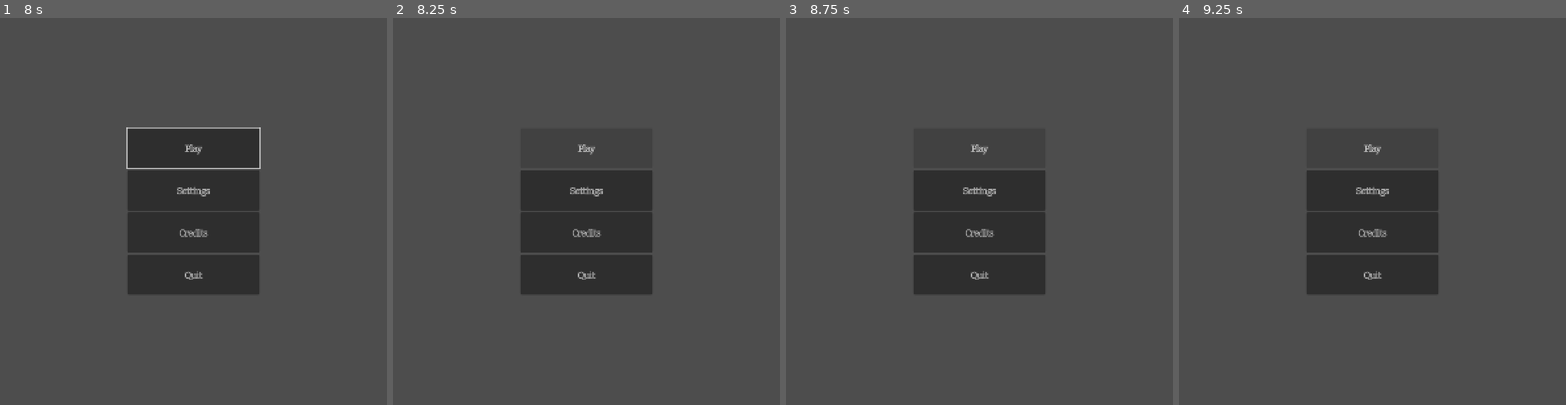
Above: before the commit, frames 1-4 (left to right).
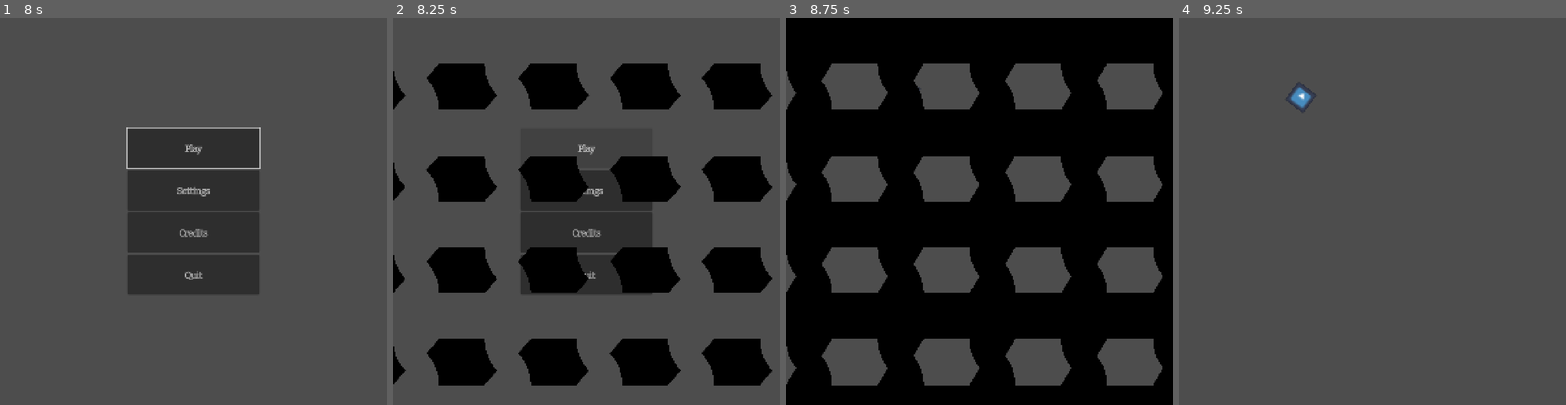
Above: after the commit, the same moments.

Repository: SmallConfusion/godot-components
Game: Godot game, scene res://assets/components/splash_screen/splash_screen.tscn
Same seed, same stepped clock (60 frames per second), same inputs: the game is played once before the commit and once after it. The engine's default icon, where the game draws it, is replaced by a stand-in: a white triangle on a blue panel in a dark square.
Inputs (mouse positions are in pixels of both pictures, inside the frame that each line leads up to):
- Up to frame 1 (8 s): tap Enter at 0.5, 4.25 s; tap Space at 2.75 s; tap Escape (Pause, bound only after the commit) at 4.15 s; click "Settings" at 5 s; click "Menu" at 5.75 s; click "Credits" at 6.5 s; click "Menu" at 7.25 s
- Up to frame 2 (8.25 s): click "Play" at 8 s
- Up to frame 3 (8.75 s): no input
- Up to frame 4 (9.25 s): click (1372, 149) at 8.75 s, where only the run before the commit has a clickable "Play"

Frame 1 is identical in both runs. In frame 2, 28% of the frame differs, in the area x 0-98%, y 11-95%; in frame 3, 78%, in the area x 0-100%, y 0-100%; in frame 4, 11%.

Commit message:
Tweak iterator, add pause menu

Diff:
--- a/godot/assets/components/iterator/iterator.gd
+++ b/godot/assets/components/iterator/iterator.gd
@@ -49,10 +49,8 @@
 func collect() -> Array[Variant]:
 	var array := []
 
-	var n: Variant = next()
-	while n != null:
-		array.push_back(n)
-		n = next()
+	for_each(func(value: Variant) -> void:
+		array.push_back(value))
 
 	return array
 
--- /dev/null
+++ b/godot/game_scene.tscn
@@ -0,0 +1,23 @@
+[gd_scene format=3 uid="uid://d11cjywbkit40"]
+
+[ext_resource type="Texture2D" uid="uid://dvy2ttp28pgtf" path="res://icon.svg" id="1_mlf6e"]
+[ext_resource type="PackedScene" uid="uid://c1cbbueueqfq6" path="res://menus/Pause.tscn" id="1_po0ka"]
+[ext_resource type="Material" uid="uid://bpv5vjk32086k" path="res://assets/components/texture_enforcer/premultiplied_alpha.tres" id="2_v1wow"]
+
+[sub_resource type="GDScript" id="GDScript_po0ka"]
+script/source = "extends Sprite2D
+
+func _process(delta: float) -> void:
+	rotation += delta
+"
+
+[node name="GameScene" type="Node2D" unique_id=672802704]
+
+[node name="Pause" parent="." unique_id=1696334292 instance=ExtResource("1_po0ka")]
+visible = false
+
+[node name="Icon" type="Sprite2D" parent="." unique_id=1594896282]
+material = ExtResource("2_v1wow")
+position = Vector2(681, 443)
+texture = ExtResource("1_mlf6e")
+script = SubResource("GDScript_po0ka")
--- /dev/null
+++ b/godot/menus/Pause.tscn
@@ -0,0 +1,80 @@
+[gd_scene format=3 uid="uid://c1cbbueueqfq6"]
+
+[ext_resource type="Script" uid="uid://b4xtkvhb57h0p" path="res://assets/components/ui_components/grab_focus.gd" id="1_g3sey"]
+[ext_resource type="Script" uid="uid://cd07ugowjm38" path="res://menus/pause.gd" id="1_sxihl"]
+[ext_resource type="Script" uid="uid://die04swyd24gj" path="res://assets/components/ui_components/change_scene.gd" id="2_yi4q2"]
+[ext_resource type="Script" uid="uid://dibmctknwmrub" path="res://assets/components/ui_components/hide_on_feature.gd" id="3_sxihl"]
+[ext_resource type="Script" uid="uid://31ooru6bycsw" path="res://assets/components/ui_components/quit_button.gd" id="4_cmeok"]
+
+[node name="Pause" type="CanvasLayer" unique_id=1696334292]
+process_mode = 3
+script = ExtResource("1_sxihl")
+
+[node name="Panel" type="Panel" parent="." unique_id=890780604]
+anchors_preset = 8
+anchor_left = 0.5
+anchor_top = 0.5
+anchor_right = 0.5
+anchor_bottom = 0.5
+offset_left = -445.0
+offset_top = -593.0
+offset_right = 445.0
+offset_bottom = 593.0
+grow_horizontal = 2
+grow_vertical = 2
+
+[node name="VBoxContainer" type="VBoxContainer" parent="Panel" unique_id=679226400]
+layout_mode = 1
+anchors_preset = -1
+anchor_left = 0.20898877
+anchor_top = 0.20898876
+anchor_right = 0.7910112
+anchor_bottom = 0.7910113
+offset_top = -1.5258789e-05
+grow_horizontal = 2
+grow_vertical = 2
+metadata/_edit_use_anchors_ = true
+
+[node name="Resume" type="Button" parent="Panel/VBoxContainer" unique_id=1825974393]
+layout_mode = 2
+size_flags_vertical = 3
+text = "Resume"
+
+[node name="GrabFocus" type="Node" parent="Panel/VBoxContainer/Resume" unique_id=106266356]
+script = ExtResource("1_g3sey")
+metadata/_custom_type_script = "uid://b4xtkvhb57h0p"
+
+[node name="Settings" type="Button" parent="Panel/VBoxContainer" unique_id=1059125554]
+layout_mode = 2
+size_flags_vertical = 3
+text = "Settings"
+
+[node name="ChangeScene" type="Node" parent="Panel/VBoxContainer/Settings" unique_id=1522474474]
+script = ExtResource("2_yi4q2")
+scene = "uid://86xus34xq57h"
+metadata/_custom_type_script = "uid://die04swyd24gj"
+
+[node name="Credits" type="Button" parent="Panel/VBoxContainer" unique_id=1433335667]
+layout_mode = 2
+size_flags_vertical = 3
+text = "Credits"
+
+[node name="ChangeScene" type="Node" parent="Panel/VBoxContainer/Credits" unique_id=580669004]
+script = ExtResource("2_yi4q2")
+scene = "uid://eqvcuytu6im7"
+metadata/_custom_type_script = "uid://die04swyd24gj"
+
+[node name="Quit" type="Button" parent="Panel/VBoxContainer" unique_id=1603419665]
+layout_mode = 2
+size_flags_vertical = 3
+text = "Quit"
+
+[node name="HideOnFeature" type="Node" parent="Panel/VBoxContainer/Quit" unique_id=221217687]
+script = ExtResource("3_sxihl")
+metadata/_custom_type_script = "uid://dibmctknwmrub"
+
+[node name="QuitButton" type="Node" parent="Panel/VBoxContainer/Quit" unique_id=626963576]
+script = ExtResource("4_cmeok")
+metadata/_custom_type_script = "uid://31ooru6bycsw"
+
+[connection signal="pressed" from="Panel/VBoxContainer/Resume" to="." method="_on_resume_pressed"]
--- a/godot/menus/credits.tscn
+++ b/godot/menus/credits.tscn
@@ -37,13 +37,12 @@
 
 [node name="RichTextLabel" type="RichTextLabel" parent="." unique_id=2045541156]
 layout_mode = 1
-anchors_preset = 15
-anchor_right = 1.0
-anchor_bottom = 1.0
-offset_left = 175.0
-offset_top = 38.0
-offset_right = -175.0
-offset_bottom = -184.0
+anchors_preset = -1
+anchor_left = 0.081018515
+anchor_top = 0.017592592
+anchor_right = 0.9189815
+anchor_bottom = 0.91481483
+offset_left = 1.5258789e-05
 grow_horizontal = 2
 grow_vertical = 2
 bbcode_enabled = true
@@ -53,6 +52,7 @@
 Godot Engine
 MIT License
 [url]https://godotengine.org/license/[/url]"
+metadata/_edit_use_anchors_ = true
 
 [node name="OpenLink" type="Node" parent="RichTextLabel" unique_id=1273794339]
 script = ExtResource("3_5jbn1")
--- a/godot/menus/main_menu.tscn
+++ b/godot/menus/main_menu.tscn
@@ -3,6 +3,7 @@
 [ext_resource type="Script" uid="uid://die04swyd24gj" path="res://assets/components/ui_components/change_scene.gd" id="1_8gy84"]
 [ext_resource type="Script" uid="uid://b4xtkvhb57h0p" path="res://assets/components/ui_components/grab_focus.gd" id="1_rqbgu"]
 [ext_resource type="Script" uid="uid://dibmctknwmrub" path="res://assets/components/ui_components/hide_on_feature.gd" id="2_ij7vn"]
+[ext_resource type="Resource" uid="uid://biaph7cc4gogh" path="res://assets/components/scene_manager/circle_transition.tres" id="3_oblsv"]
 [ext_resource type="Script" uid="uid://31ooru6bycsw" path="res://assets/components/ui_components/quit_button.gd" id="3_yjgyn"]
 
 [node name="MainMenu" type="Control" unique_id=222960184]
@@ -36,6 +37,12 @@
 script = ExtResource("1_rqbgu")
 metadata/_custom_type_script = "uid://b4xtkvhb57h0p"
 
+[node name="ChangeScene" type="Node" parent="VBoxContainer/Play" unique_id=723586150]
+script = ExtResource("1_8gy84")
+scene = "uid://d11cjywbkit40"
+transition = ExtResource("3_oblsv")
+metadata/_custom_type_script = "uid://die04swyd24gj"
+
 [node name="Settings" type="Button" parent="VBoxContainer" unique_id=2038054733]
 layout_mode = 2
 size_flags_vertical = 3
--- /dev/null
+++ b/godot/menus/pause.gd
@@ -0,0 +1,19 @@
+class_name Pause
+extends CanvasLayer
+
+var is_paused := false
+
+func _on_resume_pressed() -> void:
+	visible = false
+	get_tree().paused = false
+
+func _input(event: InputEvent) -> void:
+	if event.is_action_pressed(&"Pause"):
+		visible = not visible
+		get_tree().paused = visible
+
+func _exit_tree() -> void:
+	get_tree().paused = false
+
+func _enter_tree() -> void:
+	get_tree().paused = visible
--- a/godot/project.godot
+++ b/godot/project.godot
@@ -93,6 +93,12 @@
 , Object(InputEventKey,"resource_local_to_scene":false,"resource_name":"","device":-1,"window_id":0,"alt_pressed":false …(186 unchanged characters)…
 ]
 }
+Pause={
+"deadzone": 0.2,
+"events": [Object(InputEventKey,"resource_local_to_scene":false,"resource_name":"","device":-1,"window_id":0,"alt_pressed":false,"shift_pressed":false,"ctrl_pressed":false,"meta_pressed":false,"pressed":false,"keycode":0,"physical_keycode":4194305,"key_label":0,"unicode":0,"location":0,"echo":false,"script":null)
+, Object(InputEventJoypadButton,"resource_local_to_scene":false,"resource_name":"","device":-1,"button_index":6,"pressure":0.0,"pressed":false,"script":null)
+]
+}
 
 [physics]
 
Not shown, added: godot/menus/pause.gd.uid
